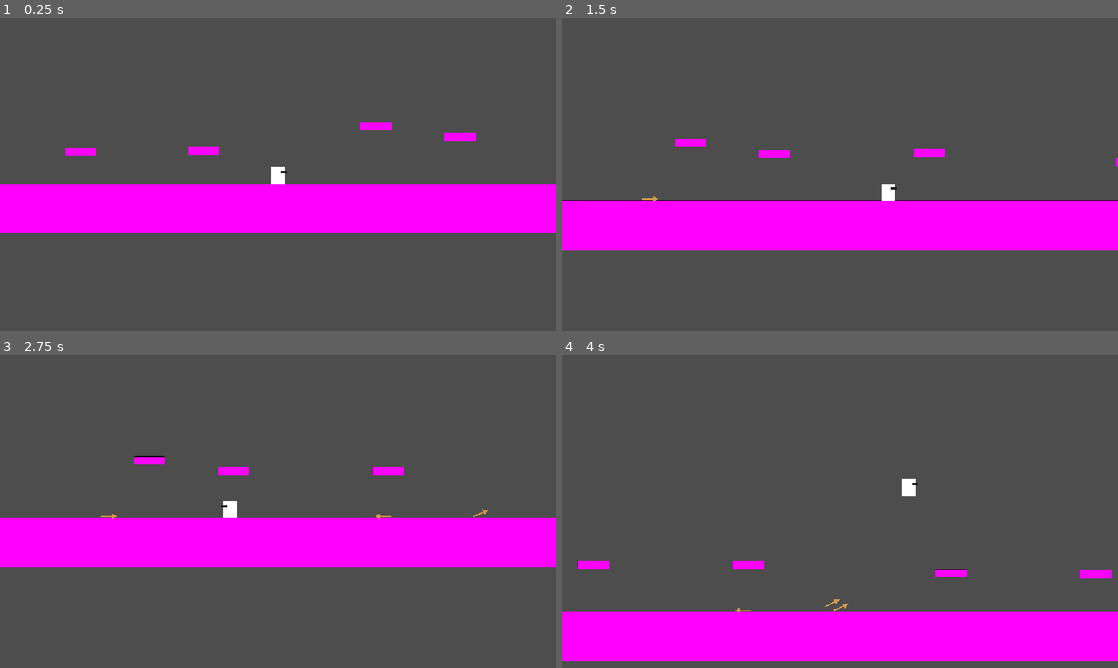
Above: before the commit, frames 1-4 (two rows, left to right).
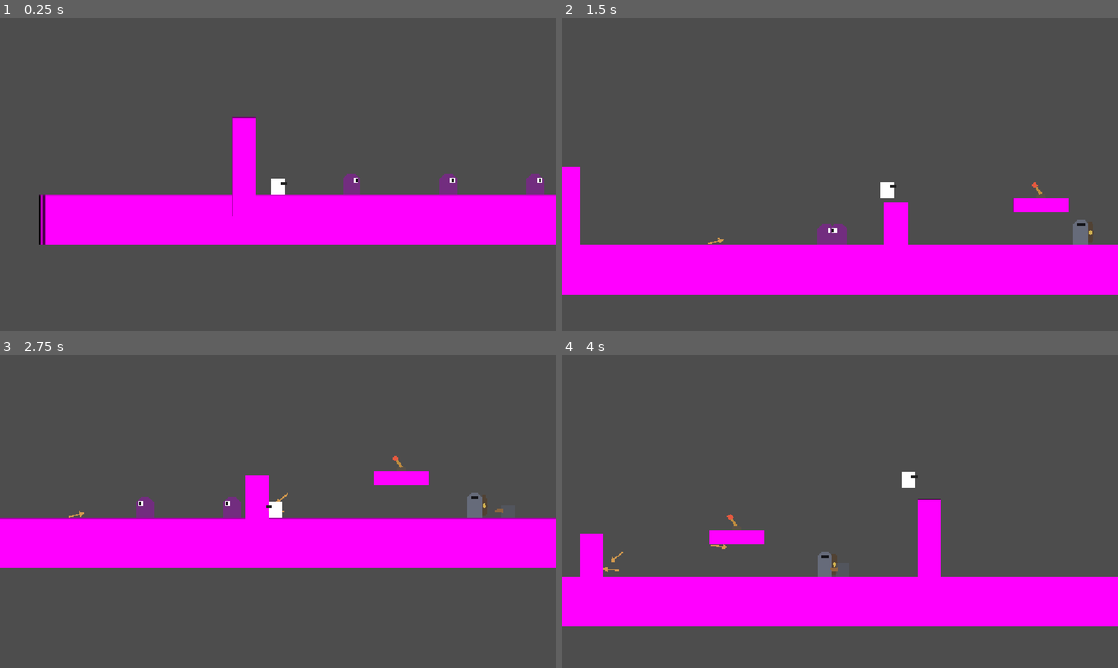
Above: after the commit, the same moments.

Repository: cachandlerdev/gmtk-2026
Game: Godot game, scene res://scenes/levels/enemy_test_level.tscn
Two runs of this game, one before a commit and one after it. Both use one fixed random seed, a clock stepped at 60 frames per second and the inputs below. Before the commit the project starts from res://scenes/levels/test_level.tscn.
Inputs (mouse positions are in pixels of both pictures, inside the frame that each line leads up to):
- Up to frame 1 (0.25 s): no input
- Up to frame 2 (1.5 s): move the mouse to (962, 158) at 0.52 s; hold D (move_right) from 0.53 s (still down); right-click (962, 158) at 0.6 s; tap Space (jump) at 0.77 s; tap Shift (dash) at 0.8, 1.35 s; move the mouse to (728, 190) at 1.27 s
- Up to frame 3 (2.75 s): tap Space (jump) at 1.52 s; right-click (166, 527) at 1.55 s; move the mouse to (333, 442) at 2.02 s; release D (move_right) at 2.03 s; hold A (move_left) from 2.03 s (still down); right-click (333, 442) at 2.1 s; tap Shift (dash) at 2.3 s
- Up to frame 4 (4 s): move the mouse to (812, 574) at 2.77 s; release A (move_left) at 2.78 s; hold D (move_right) from 2.78 s (still down); tap S (aim_down) at 2.85 s; tap Space (jump) at 3.02, 3.77 s; right-click (812, 574) at 3.05 s; move the mouse to (1006, 558) at 3.52 s; tap W (aim_up) at 3.6 s; tap Shift (dash) at 3.8 s

The runs differ from the first frame. In frame 1, 10% of the frame differs, in the area x 0-100%, y 31-73%; in frame 2, 28%, in the area x 0-100%, y 38-89%; in frame 3, 2.8%; in frame 4, 25%.

Commit message:
feat: enemy base class, patrol + shieldbearer enemies, vision cone

Diff:
--- a/project.godot
+++ b/project.godot
@@ -11,8 +11,8 @@
 [application]
 
 config/name="GMTK2026"
-run/main_scene="uid://5vx46auayvpk"
-config/features=PackedStringArray("4.6", "Forward Plus")
+run/main_scene="uid://dvq7uq48qs07d"
+config/features=PackedStringArray("4.7", "Forward Plus")
 config/icon="res://icon.svg"
 
 [autoload]
@@ -60,8 +60,7 @@
 }
 jump={
 "deadzone": 0.2,
-"events": [Object(InputEventKey,"resource_local_to_scene":fa …(140 unchanged characters)… d":false,"keycode":0,"physical_keycode":87,"key_label":0,"unicode":119,"location":0,"echo":false,"script":null)
-, Object(InputEventKey,"resource_local_to_scene":false,"resource_name":"","device":-1,"window_id":0,"alt_pressed":false,"shift_pressed":false,"ctrl_pressed":false,"meta_pressed":false,"pressed":false,"keycode":0,"physical_keycode":32,"key_label":0,"unicode":32,"location":0,"echo":false,"script":null)
+"events": [Object(InputEventKey,"resource_local_to_scene":fa …(140 unchanged characters)… d":false,"keycode":0,"physical_keycode":32,"key_label":0,"unicode":32,"location":0,"echo":false,"script":null)
 ]
 }
 dash={
@@ -85,12 +84,19 @@
 ]
 }
 
+toggle_vision={
+"deadzone": 0.5,
+"events": [Object(InputEventKey,"resource_local_to_scene":false,"resource_name":"","device":-1,"window_id":0,"alt_pressed":false,"shift_pressed":false,"ctrl_pressed":false,"meta_pressed":false,"pressed":false,"keycode":0,"physical_keycode":4194332,"key_label":0,"unicode":0,"location":0,"echo":false,"script":null)
+]
+}
+
 [layer_names]
 
 2d_physics/layer_1="world"
 2d_physics/layer_2="player"
 2d_physics/layer_3="projectile"
 2d_physics/layer_4="switch"
+2d_physics/layer_5="enemy"
 
 [physics]
 
--- /dev/null
+++ b/scenes/assets/enemy.tscn
@@ -0,0 +1,47 @@
+[gd_scene format=3 uid="uid://bpna2cn0m2djl"]
+
+[ext_resource type="Script" path="res://scripts/patrol_enemy.gd" id="1_enemy"]
+
+[sub_resource type="RectangleShape2D" id="Shape_body"]
+size = Vector2(36, 44)
+
+[sub_resource type="RectangleShape2D" id="Shape_hit"]
+size = Vector2(40, 48)
+
+[node name="Enemy" type="CharacterBody2D"]
+collision_layer = 16
+collision_mask = 1
+script = ExtResource("1_enemy")
+
+[node name="Visual" type="Node2D" parent="."]
+
+[node name="Body" type="Polygon2D" parent="Visual"]
+color = Color(0.45, 0.18, 0.5, 1)
+polygon = PackedVector2Array(-18, 22, 18, 22, 18, -12, 8, -22, -8, -22, -18, -12)
+
+[node name="Eye" type="Polygon2D" parent="Visual"]
+color = Color(1, 1, 1, 1)
+polygon = PackedVector2Array(4, -14, 14, -14, 14, -4, 4, -4)
+
+[node name="Pupil" type="Polygon2D" parent="Visual"]
+color = Color(0.05, 0.05, 0.05, 1)
+polygon = PackedVector2Array(9, -12, 13, -12, 13, -6, 9, -6)
+
+[node name="CollisionShape2D" type="CollisionShape2D" parent="."]
+shape = SubResource("Shape_body")
+
+[node name="LedgeRay" type="RayCast2D" parent="."]
+position = Vector2(20, 0)
+target_position = Vector2(0, 34)
+collision_mask = 1
+
+[node name="Hitbox" type="Area2D" parent="."]
+collision_layer = 0
+collision_mask = 7
+monitoring = true
+monitorable = false
+
+[node name="CollisionShape2D" type="CollisionShape2D" parent="Hitbox"]
+shape = SubResource("Shape_hit")
+
+[connection signal="body_entered" from="Hitbox" to="." method="_on_hitbox_body_entered"]
--- a/scenes/assets/projectile.tscn
+++ b/scenes/assets/projectile.tscn
@@ -7,7 +7,7 @@
 
 [node name="Projectile" type="Area2D"]
 collision_layer = 4
-collision_mask = 3
+collision_mask = 19
 monitoring = true
 monitorable = true
 script = ExtResource("1_projectile")
--- /dev/null
+++ b/scenes/assets/shieldbearer.tscn
@@ -0,0 +1,54 @@
+[gd_scene load_steps=5 format=3 uid="uid://cshieldbearer0scn"]
+
+[ext_resource type="Script" path="res://scripts/shieldbearer.gd" id="1_shield"]
+[ext_resource type="PackedScene" uid="uid://taik04v2aqhd" path="res://scenes/assets/vision_cone.tscn" id="2_vision"]
+
+[sub_resource type="RectangleShape2D" id="Shape_body"]
+size = Vector2(32, 52)
+
+[sub_resource type="RectangleShape2D" id="Shape_hit"]
+size = Vector2(40, 56)
+
+[node name="Shieldbearer" type="CharacterBody2D"]
+collision_layer = 16
+collision_mask = 1
+script = ExtResource("1_shield")
+
+[node name="Visual" type="Node2D" parent="."]
+
+[node name="Body" type="Polygon2D" parent="Visual"]
+color = Color(0.4, 0.42, 0.48, 1)
+polygon = PackedVector2Array(-15, 26, 15, 26, 15, -18, 7, -26, -7, -26, -15, -18)
+
+[node name="Visor" type="Polygon2D" parent="Visual"]
+color = Color(0.08, 0.08, 0.1, 1)
+polygon = PackedVector2Array(-8, -20, 8, -20, 8, -14, -8, -14)
+
+[node name="Shield" type="Polygon2D" parent="Visual"]
+color = Color(0.32, 0.26, 0.2, 1)
+polygon = PackedVector2Array(16, -22, 24, -22, 27, 0, 24, 22, 16, 22)
+
+[node name="ShieldBoss" type="Polygon2D" parent="Visual"]
+color = Color(0.82, 0.7, 0.32, 1)
+polygon = PackedVector2Array(20, -6, 24, 0, 20, 6, 17, 0)
+
+[node name="CollisionShape2D" type="CollisionShape2D" parent="."]
+shape = SubResource("Shape_body")
+
+[node name="LedgeRay" type="RayCast2D" parent="."]
+position = Vector2(18, 0)
+target_position = Vector2(0, 40)
+collision_mask = 1
+
+[node name="Hitbox" type="Area2D" parent="."]
+collision_layer = 0
+collision_mask = 7
+monitoring = true
+monitorable = false
+
+[node name="CollisionShape2D" type="CollisionShape2D" parent="Hitbox"]
+shape = SubResource("Shape_hit")
+
+[node name="VisionCone" parent="." instance=ExtResource("2_vision")]
+
+[connection signal="body_entered" from="Hitbox" to="." method="_on_hitbox_body_entered"]
--- a/scenes/assets/spikes.tscn
+++ b/scenes/assets/spikes.tscn
@@ -15,7 +15,7 @@
 
 [node name="HurtArea" type="Area2D" parent="."]
 collision_layer = 0
-collision_mask = 3
+collision_mask = 19
 monitoring = true
 monitorable = false
 
--- /dev/null
+++ b/scenes/assets/vision_cone.tscn
@@ -0,0 +1,6 @@
+[gd_scene format=3 uid="uid://taik04v2aqhd"]
+
+[ext_resource type="Script" path="res://scripts/vision_cone.gd" id="1_vision"]
+
+[node name="VisionCone" type="Node2D"]
+script = ExtResource("1_vision")
--- /dev/null
+++ b/scenes/levels/enemy_test_level.tscn
@@ -0,0 +1,54 @@
+[gd_scene load_steps=7 format=3 uid="uid://dvq7uq48qs07d"]
+
+[ext_resource type="PackedScene" uid="uid://cbiwligtyk4rw" path="res://scenes/player/player.tscn" id="1_player"]
+[ext_resource type="PackedScene" uid="uid://dflaegho8tscr" path="res://scenes/assets/floor.tscn" id="2_floor"]
+[ext_resource type="PackedScene" uid="uid://bpna2cn0m2djl" path="res://scenes/assets/enemy.tscn" id="3_enemy"]
+[ext_resource type="PackedScene" uid="uid://cshieldbearer0scn" path="res://scenes/assets/shieldbearer.tscn" id="4_shield"]
+[ext_resource type="PackedScene" uid="uid://d047j530r088n" path="res://scenes/assets/projectile_thrower.tscn" id="5_thrower"]
+[ext_resource type="PackedScene" uid="uid://btwhex02s54fl" path="res://scenes/assets/lever.tscn" id="6_switch"]
+
+[node name="EnemyTestLevel" type="Node2D"]
+
+[node name="GroundMain" parent="." instance=ExtResource("2_floor")]
+position = Vector2(700, 200)
+scale = Vector2(2.7, 1)
+
+[node name="WallLeft" parent="." instance=ExtResource("2_floor")]
+position = Vector2(20, 90)
+scale = Vector2(0.06, 2)
+
+[node name="WallDivider" parent="." instance=ExtResource("2_floor")]
+position = Vector2(700, 118)
+scale = Vector2(0.06, 1.15)
+
+[node name="WallRight" parent="." instance=ExtResource("2_floor")]
+position = Vector2(1400, 90)
+scale = Vector2(0.06, 2)
+
+[node name="Player" parent="." instance=ExtResource("1_player")]
+position = Vector2(90, 100)
+
+[node name="Patrol1" parent="." instance=ExtResource("3_enemy")]
+position = Vector2(220, 100)
+
+[node name="Patrol2" parent="." instance=ExtResource("3_enemy")]
+position = Vector2(420, 100)
+
+[node name="Patrol3" parent="." instance=ExtResource("3_enemy")]
+position = Vector2(600, 100)
+
+[node name="Shieldbearer" parent="." instance=ExtResource("4_shield")]
+position = Vector2(1000, 100)
+
+[node name="ProjectileThrower" parent="." instance=ExtResource("5_thrower")]
+position = Vector2(1220, 149)
+scale = Vector2(-1, 1)
+starts_activated = false
+
+[node name="SwitchPlatform" parent="." instance=ExtResource("2_floor")]
+position = Vector2(1000, 66)
+scale = Vector2(0.14, 0.28)
+
+[node name="Switch" parent="." instance=ExtResource("6_switch")]
+position = Vector2(1000, 51)
+targets = [NodePath("../ProjectileThrower")]
--- a/scenes/player/player.tscn
+++ b/scenes/player/player.tscn
@@ -14,6 +14,7 @@
 script = ExtResource("1_8afob")
 
 [node name="Bow" parent="." unique_id=466650387 instance=ExtResource("2_dovo2")]
+position = Vector2(0, -16)
 
 [node name="Camera2D" type="Camera2D" parent="." unique_id=161087710]
 position = Vector2(0, -13)
--- a/scripts/arrow.gd
+++ b/scripts/arrow.gd
@@ -13,9 +13,14 @@
 var _bounces: int = 0
 var _stopped: bool = false
 
+@onready var _collision: CollisionShape2D = $CollisionShape2D
+
 func _ready() -> void:
 	# Switches (and similar) listen for this group on body/area enter.
 	add_to_group("projectile")
+	# Distinguishes the player's arrows from trap bolts so enemies only take
+	# damage from shots the player fired.
+	add_to_group("player_projectile")
 	# Failsafe cleanup for arrows that never come to rest on screen.
 	get_tree().create_timer(lifetime).timeout.connect(queue_free)
 
@@ -41,3 +46,6 @@
 func _stop() -> void:
 	_stopped = true
 	velocity = Vector2.ZERO
+	# Once at rest the arrow is inert: turn its collider off so it no longer
+	# registers as a projectile against enemies, switches, or anything else.
+	_collision.set_deferred("disabled", true)
--- /dev/null
+++ b/scripts/enemy_base.gd
@@ -0,0 +1,118 @@
+class_name EnemyBase
+extends CharacterBody2D
+## Base for all enemies. Handles gravity, health, taking hits from the player's
+## projectiles, optional contact damage to the player, a hurt flash, facing +
+## visual mirroring, and a ledge probe.
+##
+## Subclasses implement _behaviour() to set horizontal velocity / attacks, and
+## may override _can_be_hit() for shields/armor. Expected (optional) child nodes:
+##   Visual   (Node2D)   — mirrored on facing, flashed on hit
+##   LedgeRay (RayCast2D) — used by has_ground_ahead()
+##   Hitbox   (Area2D)    — wire its body_entered to _on_hitbox_body_entered
+
+
+@export var max_health: int = 1
+@export var gravity_factor: float = 1.0
+## If true, touching the player calls their take_hit().
+@export var contact_damage: bool = true
+
+var facing: int = 1          ## 1 = right, -1 = left
+var _health: int
+
+@onready var _visual: Node2D = get_node_or_null("Visual")
+@onready var _ledge_ray: RayCast2D = get_node_or_null("LedgeRay")
+
+
+func _ready() -> void:
+	add_to_group("enemy")
+	_health = max_health
+	_align_ledge_ray()
+	_ready_enemy()
+
+
+func _physics_process(delta: float) -> void:
+	if not is_on_floor():
+		velocity += get_gravity() * gravity_factor * delta
+	_behaviour(delta)
+	move_and_slide()
+
+
+# --- Hooks for subclasses -------------------------------------------------
+
+## Called once after the base is ready. Override for setup.
+func _ready_enemy() -> void:
+	pass
+
+## Called every physics frame. Override to drive movement/attacks by setting
+## `velocity`; gravity and move_and_slide are handled by the base.
+func _behaviour(_delta: float) -> void:
+	pass
+
+## Return false to ignore an incoming hit (shields, armor thresholds, ...).
+func _can_be_hit(_source: Node = null) -> bool:
+	return true
+
+## Called when a hit is ignored by _can_be_hit() (spark, clang, ...).
+func _on_hit_blocked(_source: Node = null) -> void:
+	pass
+
+## Called just before the enemy is freed.
+func _on_death() -> void:
+	pass
+
+
+# --- Damage ---------------------------------------------------------------
+
+## Damageable interface. `source` is the projectile/attacker; may be null.
+func take_hit(source: Node = null) -> void:
+	if not _can_be_hit(source):
+		_on_hit_blocked(source)
+		return
+	_health -= 1
+	_flash()
+	if _health <= 0:
+		_on_death()
+		queue_free()
+
+
+## Contact/hit area handler. Wire each enemy scene's Hitbox.body_entered here.
+func _on_hitbox_body_entered(body: Node2D) -> void:
+	if body.is_in_group("player"):
+		if contact_damage and body.has_method("take_hit"):
+			body.take_hit(self)
+	elif body.is_in_group("player_projectile"):
+		take_hit(body)
+
+
+# --- Helpers --------------------------------------------------------------
+
+## Turn to face a horizontal direction (1 or -1), mirroring visuals + ledge ray.
+func set_facing(dir: int) -> void:
+	if dir == 0 or dir == facing:
+		return
+	facing = dir
+	if _visual != null:
+		_visual.scale.x = absf(_visual.scale.x) * facing
+	_align_ledge_ray()
+
+
+## True if there is ground ahead in the facing direction (or no ledge ray set).
+func has_ground_ahead() -> bool:
+	return _ledge_ray == null or _ledge_ray.is_colliding()
+
+
+## The player node, or null.
+func get_player() -> Node2D:
+	return get_tree().get_first_node_in_group("player")
+
+
+func _align_ledge_ray() -> void:
+	if _ledge_ray != null:
+		_ledge_ray.position.x = absf(_ledge_ray.position.x) * facing
+
+
+func _flash() -> void:
+	if _visual == null:
+		return
+	_visual.modulate = Color(1.0, 0.4, 0.4)
+	create_tween().tween_property(_visual, "modulate", Color.WHITE, 0.15)
--- /dev/null
+++ b/scripts/patrol_enemy.gd
@@ -0,0 +1,13 @@
+class_name PatrolEnemy
+extends EnemyBase
+## Walks back and forth, turning around at walls and before platform edges.
+
+
+@export var speed: float = 90.0
+
+
+func _behaviour(_delta: float) -> void:
+	# Turn at a wall, or before walking off the edge of the platform.
+	if is_on_floor() and (is_on_wall() or not has_ground_ahead()):
+		set_facing(-facing)
+	velocity.x = facing * speed
--- /dev/null
+++ b/scripts/shieldbearer.gd
@@ -0,0 +1,89 @@
+class_name Shieldbearer
+extends EnemyBase
+## Patrols back and forth behind a raised shield. When its vision cone spots the
+## player it turns to face them and advances, keeping the shield between itself
+## and the player.
+##
+## Damage is gated by hit direction: shots into the shielded front are blocked
+## (and bounced back like off a wall). Land a hit by getting behind it (dash
+## past), ricocheting a shot in from the rear, or arcing a plunging shot over
+## the top of the shield.
+
+
+@export var patrol_speed: float = 55.0
+@export var chase_speed: float = 95.0
+## How long it keeps chasing after losing sight of the player.
+@export var alert_linger: float = 1.5
+## Speed a blocked arrow keeps when it bounces off the shield.
+@export var block_bounce: float = 0.7
+
+var _alerted: bool = false
+var _lost_time: float = 0.0
+
+@onready var _vision: VisionCone = $VisionCone
+
+
+func _behaviour(delta: float) -> void:
+	_update_alert(delta)
+	if _alerted:
+		_chase()
+	else:
+		_patrol()
+
+
+func _update_alert(delta: float) -> void:
+	if _vision.can_see_player:
+		_alerted = true
+		_lost_time = 0.0
+	elif _alerted:
+		_lost_time += delta
+		if _lost_time >= alert_linger:
+			_alerted = false
+
+
+func _patrol() -> void:
+	if is_on_floor() and (is_on_wall() or not has_ground_ahead()):
+		set_facing(-facing)
+	velocity.x = facing * patrol_speed
+
+
+func _chase() -> void:
+	var player := get_player()
+	if player != null:
+		set_facing(1 if player.global_position.x >= global_position.x else -1)
+	if has_ground_ahead() and not is_on_wall():
+		velocity.x = facing * chase_speed
+	else:
+		velocity.x = 0.0
+
+
+## The shield blocks shots into its front. A hit lands from behind, or from a
+## steeply descending arrow that clears the top of the shield.
+func _can_be_hit(source: Node = null) -> bool:
+	if source == null:
+		return true
+
+	var body := source as CharacterBody2D
+	var v := body.velocity if body != null else Vector2.ZERO
+
+	# A steeply descending arrow drops over the top of the shield.
+	if v.y > absf(v.x) and v.y > 1.0:
+		return true
+
+	# Otherwise blocked when the shot is on the shielded (front) side. Uses
+	# position, not velocity, so a shot stays blocked even as we bounce it.
+	var n2d := source as Node2D
+	if n2d != null:
+		return signf(n2d.global_position.x - global_position.x) != float(facing)
+	return true
+
+
+## Bounce a blocked arrow back off the shield, with a metallic glint.
+func _on_hit_blocked(source: Node = null) -> void:
+	var body := source as CharacterBody2D
+	if body != null:
+		# Reflect off the shield's outward-facing normal.
+		body.velocity = body.velocity.bounce(Vector2(facing, 0.0)) * block_bounce
+	if _visual != null:
+		_visual.modulate = Color(1.4, 1.4, 1.6)
+		create_tween().tween_property(_visual, "modulate", Color.WHITE, 0.12)
--- /dev/null
+++ b/scripts/vision_cone.gd
@@ -0,0 +1,97 @@
+class_name VisionCone
+extends Node2D
+## Reusable line-of-sight perception. Sees the player when they are within
+## view_distance, inside the field-of-view arc (centered on the owner's facing),
+## and not occluded by the world. Drop it as a child of any node that has a
+## `facing` property (e.g. an EnemyBase); it reads that facing automatically.
+##
+## Poll `can_see_player`, or connect the player_spotted / player_lost signals.
+
+signal player_spotted(player: Node2D)
+signal player_lost
+
+@export var view_distance: float = 240.0
+@export var fov_degrees: float = 100.0
+## Where the "eyes" sit, relative to this node.
+@export var eye_offset: Vector2 = Vector2(0, -16)
+## Which physics layers block sight (walls). World = 1.
+@export_flags_2d_physics var sight_blockers: int = 1
+## Per-cone opt-out: if false, this cone never draws even when debug view is on.
+@export var show_cone: bool = true
+
+## Global debug toggle shared by every cone. Off by default so cones don't show
+## in normal play; flip it with the "toggle_vision" action (F1).
+static var globally_visible: bool = false
+
+var facing: int = 1
+var can_see_player: bool = false
+
+var _player: Node2D = null
+
+
+func _unhandled_input(event: InputEvent) -> void:
+	if event.is_action_pressed("toggle_vision"):
+		globally_visible = not globally_visible
+		# First cone to handle it flips the shared flag; stop here so the other
+		# cones don't toggle it back.
+		get_viewport().set_input_as_handled()
+
+
+func _physics_process(_delta: float) -> void:
+	# Follow the owner's facing if it exposes one.
+	var owner_node := get_parent()
+	if owner_node != null and "facing" in owner_node:
+		facing = owner_node.facing
+
+	var seen := _check_visible()
+	if seen and not can_see_player:
+		can_see_player = true
+		player_spotted.emit(_player)
+	elif not seen and can_see_player:
+		can_see_player = false
+		player_lost.emit()
+
+	if show_cone:
+		queue_redraw()
+
+
+func _check_visible() -> bool:
+	var player := get_tree().get_first_node_in_group("player") as Node2D
+	if player == null:
+		return false
+	_player = player
+
+	var eye := global_position + eye_offset
+	var target := player.global_position + Vector2(0, -12)   # aim at body, not feet
+	var to_player := target - eye
+	var dist := to_player.length()
+	if dist > view_distance or dist < 1.0:
+		return false
+
+	# Inside the field-of-view arc?
+	var forward := Vector2(facing, 0)
+	if absf(rad_to_deg(forward.angle_to(to_player))) > fov_degrees * 0.5:
+		return false
+
+	# Clear line of sight? Cast at the player; a wall hit first means occluded.
+	var space := get_world_2d().direct_space_state
+	var query := PhysicsRayQueryParameters2D.create(eye, target, sight_blockers)
+	var hit := space.intersect_ray(query)
+	if hit.is_empty():
+		return true
+	var collider: Object = hit.get("collider")
+	return collider == player or (collider is Node and collider.is_in_group("player"))
+
+
+func _draw() -> void:
+	if not (show_cone and globally_visible):
+		return
+	var half := deg_to_rad(fov_degrees * 0.5)
+	var forward := 0.0 if facing >= 0 else PI
+	var points := PackedVector2Array([eye_offset])
+	var steps := 14
+	for i in range(steps + 1):
+		var a := forward - half + (2.0 * half) * (float(i) / float(steps))
+		points.append(eye_offset + Vector2(cos(a), sin(a)) * view_distance)
+	var col := Color(1.0, 0.3, 0.2, 0.16) if can_see_player else Color(1.0, 0.9, 0.3, 0.10)
+	draw_colored_polygon(points, col)
Not shown, added: scripts/enemy_base.gd.uid
Not shown, added: scripts/patrol_enemy.gd.uid
Not shown, added: scripts/shieldbearer.gd.uid
Not shown, added: scripts/vision_cone.gd.uid
